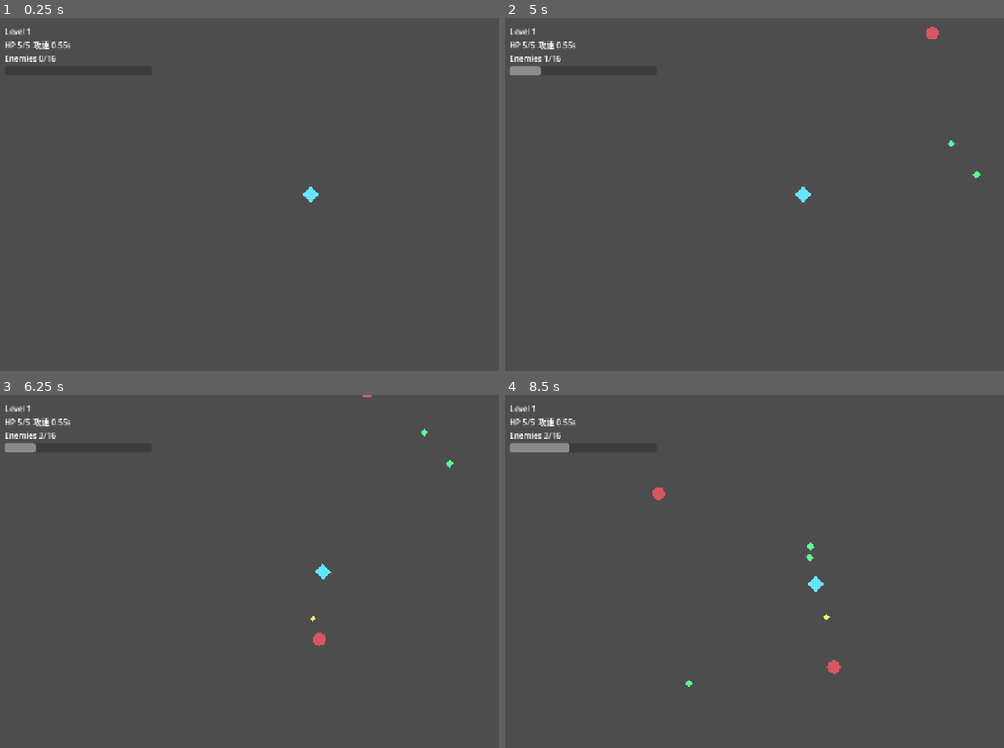
Above: before the commit, frames 1-4 (two rows, left to right).
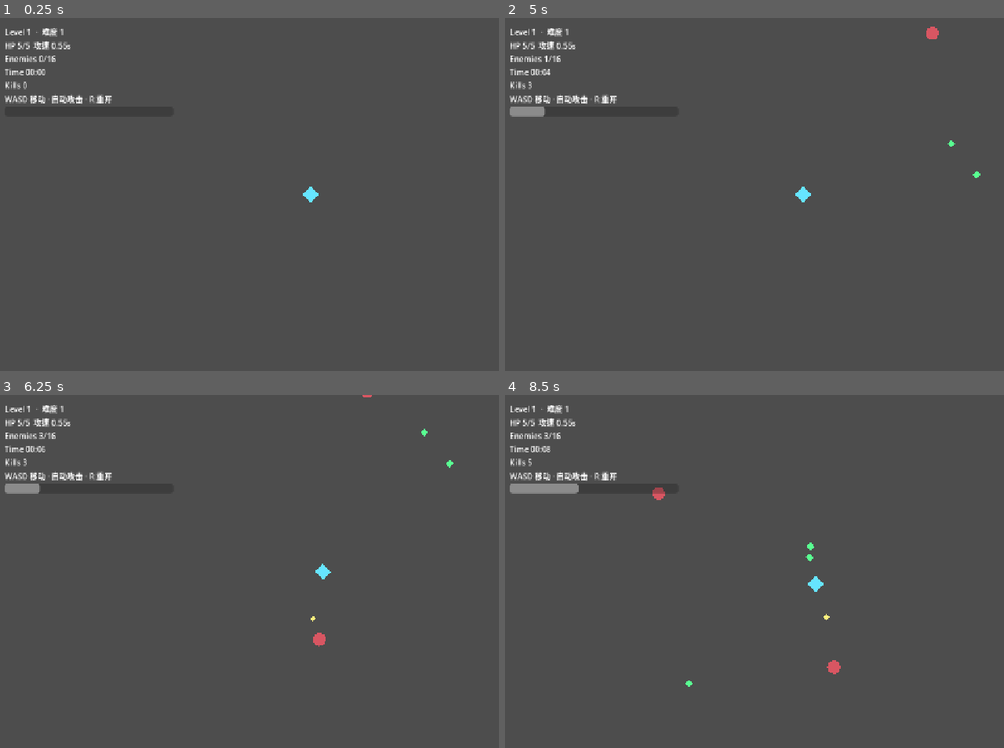
Above: after the commit, the same moments.

Repository: clhwbd/survivor-demo
Game: Godot game, scene res://scenes/main.tscn
The game is run twice, just before and just after one commit, with the same random seed, the same clock (stepped at 60 frames per second) and the same inputs.
Inputs (mouse positions are in pixels of both pictures, inside the frame that each line leads up to):
- Up to frame 1 (0.25 s): no input
- Up to frame 2 (5 s): tap Enter at 0.5, 0.6, 2.1, 3.6 s; move the mouse to (954, 176) at 0.52 s; hold D (move_right) 0.53-1.28 s; click (954, 176) at 0.67 s; tap R (restart_run, bound only after the commit) at 1.25, 2, 4.15 s; move the mouse to (689, 212) at 1.27 s; hold S (move_down) 1.28-2.03 s; tap Keypad Enter at 1.35, 2.85, 4.35 s; move the mouse to (879, 116) at 2.02 s; hold D (move_right) 2.03-2.78 s; move the mouse to (784, 265) at 2.77 s; hold W (move_up) 2.78-3.53 s; click (784, 265) at 2.92 s; move the mouse to (1003, 247) at 3.52 s; hold A (move_left) from 3.53 s (still down); move the mouse to (629, 141) at 4.27 s
- Up to frame 3 (6.25 s): move the mouse to (344, 571) at 5.02 s; release A (move_left) at 5.03 s; hold S (move_down) 5.03-5.78 s; tap Enter at 5.1 s; click (344, 571) at 5.17 s; move the mouse to (214, 483) at 5.77 s; hold D (move_right) from 5.78 s (still down); tap Keypad Enter at 5.85 s
- Up to frame 4 (8.5 s): move the mouse to (954, 553) at 6.52 s; release D (move_right) at 6.53 s; hold W (move_up) 6.53-7.28 s; tap Enter at 6.6, 8.1 s; move the mouse to (689, 589) at 7.27 s; hold D (move_right) 7.28-8.03 s; tap Keypad Enter at 7.35 s; click (689, 589) at 7.42 s; move the mouse to (879, 493) at 8.02 s; hold S (move_down) from 8.03 s (still down)

The runs differ from the first frame. In frame 1, 0.8% of the frame differs, in the area x 0-23%, y 2-25%; in frame 2, 1.0%; in frame 3, 1.0%; in frame 4, 1.4%, in the area x 0-33%, y 2-28%.

Commit message:
feat: improve playable game loop

Diff:
--- a/game/project.godot
+++ b/game/project.godot
@@ -61,3 +61,8 @@
 "events": [Object(InputEventKey,"resource_local_to_scene":false,"resource_name":"","device":-1,"window_id":0,"alt_press …(192 unchanged characters)…
 ]
 }
+restart_run={
+"deadzone": 0.2,
+"events": [Object(InputEventKey,"resource_local_to_scene":false,"resource_name":"","device":-1,"window_id":0,"alt_pressed":false,"shift_pressed":false,"ctrl_pressed":false,"meta_pressed":false,"pressed":false,"keycode":82,"physical_keycode":82,"key_label":82,"unicode":114,"location":0,"echo":false,"script":null)
+]
+}
--- a/game/scenes/main.tscn
+++ b/game/scenes/main.tscn
@@ -32,8 +32,8 @@
 [node name="MarginContainer" type="MarginContainer" parent="HUD"]
 offset_left = 16.0
 offset_top = 16.0
-offset_right = 316.0
-offset_bottom = 140.0
+offset_right = 360.0
+offset_bottom = 220.0
 
 [node name="VBoxContainer" type="VBoxContainer" parent="HUD/MarginContainer"]
 
@@ -46,6 +46,15 @@
 [node name="EnemyLabel" type="Label" parent="HUD/MarginContainer/VBoxContainer"]
 text = "Enemies 0/16"
 
+[node name="TimerLabel" type="Label" parent="HUD/MarginContainer/VBoxContainer"]
+text = "Time 00:00"
+
+[node name="KillLabel" type="Label" parent="HUD/MarginContainer/VBoxContainer"]
+text = "Kills 0"
+
+[node name="TipLabel" type="Label" parent="HUD/MarginContainer/VBoxContainer"]
+text = "WASD 移动 · 自动攻击"
+
 [node name="XPBar" type="ProgressBar" parent="HUD/MarginContainer/VBoxContainer"]
 custom_minimum_size = Vector2(260, 20)
 value = 0.0
--- a/game/scripts/main.gd
+++ b/game/scripts/main.gd
@@ -10,9 +10,15 @@
 @export var attack_range: float = 260.0
 @export var projectile_speed: float = 520.0
 @export var xp_orb_value: int = 1
+@export var difficulty_step_seconds: float = 20.0
 @export var enemy_scene: PackedScene
 @export var projectile_scene: PackedScene
 @export var xp_orb_scene: PackedScene
+
+var elapsed_time: float = 0.0
+var kill_count: int = 0
+var difficulty_stage: int = 0
+var game_over: bool = false
 
 @onready var player: CharacterBody2D = $Player
 @onready var enemies: Node2D = $Enemies
@@ -23,6 +29,9 @@
 @onready var hud_level: Label = $HUD/MarginContainer/VBoxContainer/LevelLabel
 @onready var hud_health: Label = $HUD/MarginContainer/VBoxContainer/HealthLabel
 @onready var hud_enemies: Label = $HUD/MarginContainer/VBoxContainer/EnemyLabel
+@onready var hud_timer: Label = $HUD/MarginContainer/VBoxContainer/TimerLabel
+@onready var hud_kills: Label = $HUD/MarginContainer/VBoxContainer/KillLabel
+@onready var hud_tip: Label = $HUD/MarginContainer/VBoxContainer/TipLabel
 @onready var hud_xp_bar: ProgressBar = $HUD/MarginContainer/VBoxContainer/XPBar
 
 func _ready() -> void:
@@ -45,17 +54,39 @@
 
     player.xp_changed.connect(_on_player_xp_changed)
     player.stats_changed.connect(_on_player_stats_changed)
+    if player.has_signal("died"):
+        player.died.connect(_on_player_died)
     _on_player_xp_changed(player.xp, player.xp_to_next, player.level)
     _on_player_stats_changed(player.health, player.max_health, player.level)
     _update_enemy_count()
+    _update_meta_hud()
+    hud_tip.text = "WASD 移动 · 自动攻击 · R 重开"
 
     print("survivor-demo v0 playable scene ready")
 
-func _process(_delta: float) -> void:
+func _process(delta: float) -> void:
+    if not game_over:
+        elapsed_time += delta
+        _update_difficulty()
     _update_enemy_count()
+    _update_meta_hud()
+
+func _unhandled_input(event: InputEvent) -> void:
+    if game_over and event.is_action_pressed("restart_run"):
+        get_tree().reload_current_scene()
+
+func _update_difficulty() -> void:
+    var next_stage := int(floor(elapsed_time / difficulty_step_seconds))
+    if next_stage == difficulty_stage:
+        return
+
+    difficulty_stage = next_stage
+    spawn_timer.wait_time = max(0.3, spawn_interval - difficulty_stage * 0.08)
+    spawn_count_per_wave = min(5, 1 + int(difficulty_stage / 2))
+    max_alive_enemies = min(60, 16 + difficulty_stage * 4)
 
 func _on_spawn_timer_timeout() -> void:
-    if enemy_scene == null or not is_instance_valid(player):
+    if enemy_scene == null or not is_instance_valid(player) or game_over:
         return
 
     var available_slots := max_alive_enemies - enemies.get_child_count()
@@ -72,14 +103,16 @@
         return
 
     enemy.global_position = _get_spawn_position()
-    enemy.set("move_speed", move_speed + max(0, player.level - 1) * 4.0)
+    enemy.set("move_speed", move_speed + difficulty_stage * 6.0 + max(0, player.level - 1) * 4.0)
+    enemy.set("max_health", 1 + int(difficulty_stage / 3))
+    enemy.set("contact_damage", 1 + int(difficulty_stage / 5))
     enemy.set("target", player)
     if enemy.has_signal("died"):
         enemy.died.connect(_on_enemy_died)
     enemies.add_child(enemy)
 
 func _on_attack_timer_timeout() -> void:
-    if projectile_scene == null or not is_instance_valid(player):
+    if projectile_scene == null or not is_instance_valid(player) or game_over:
         return
 
     var target := _get_nearest_enemy_in_range(attack_range + player.level * 14.0)
@@ -112,6 +145,7 @@
     return nearest
 
 func _on_enemy_died(_enemy: Node, death_position: Vector2) -> void:
+    kill_count += 1
     if xp_orb_scene == null:
         return
 
@@ -120,27 +154,40 @@
         return
 
     xp_orb.global_position = death_position
-    xp_orb.set("xp_value", xp_orb_value)
+    xp_orb.set("xp_value", xp_orb_value + int(difficulty_stage / 4))
     xp_orb.set("target", player)
     pickups.add_child(xp_orb)
 
 func _on_player_xp_changed(current_xp: int, xp_to_next: int, level: int) -> void:
     attack_timer.wait_time = max(0.15, attack_interval - (level - 1) * 0.02)
-    hud_level.text = "Level %d" % level
+    hud_level.text = "Level %d  ·  难度 %d" % [level, difficulty_stage + 1]
     hud_xp_bar.max_value = max(1, xp_to_next)
     hud_xp_bar.value = current_xp
     hud_xp_bar.show_percentage = false
     hud_xp_bar.tooltip_text = "XP %d / %d" % [current_xp, xp_to_next]
 
-func _on_player_stats_changed(health: int, max_health: int, level: int) -> void:
+func _on_player_stats_changed(health: int, max_health: int, _level: int) -> void:
     hud_health.text = "HP %d/%d  攻速 %.2fs" % [health, max_health, attack_timer.wait_time]
-    if health <= 0:
-        spawn_timer.stop()
-        attack_timer.stop()
-        hud_health.text += "  · GAME OVER"
+    if health <= 0 and not game_over:
+        _on_player_died()
+
+func _on_player_died() -> void:
+    if game_over:
+        return
+    game_over = true
+    spawn_timer.stop()
+    attack_timer.stop()
+    hud_tip.text = "GAME OVER · 按 R 重新开始"
 
 func _update_enemy_count() -> void:
     hud_enemies.text = "Enemies %d/%d" % [enemies.get_child_count(), max_alive_enemies]
+
+func _update_meta_hud() -> void:
+    var total_seconds := int(elapsed_time)
+    var minutes := int(total_seconds / 60)
+    var seconds := total_seconds % 60
+    hud_timer.text = "Time %02d:%02d" % [minutes, seconds]
+    hud_kills.text = "Kills %d" % kill_count
 
 func _get_spawn_position() -> Vector2:
     var player_position := player.global_position
--- a/game/scripts/player.gd
+++ b/game/scripts/player.gd
@@ -2,6 +2,7 @@
 
 signal xp_changed(current_xp: int, xp_to_next: int, level: int)
 signal stats_changed(health: int, max_health: int, level: int)
+signal died
 
 @export var speed: float = 240.0
 @export var max_health: int = 5
@@ -24,18 +25,26 @@
 
 func take_damage(amount: int) -> void:
     var now := Time.get_ticks_msec()
-    if now < invulnerable_until_msec:
+    if now < invulnerable_until_msec or health <= 0:
         return
 
     invulnerable_until_msec = now + 500
     health = max(0, health - amount)
     stats_changed.emit(health, max_health, level)
+    if health <= 0:
+        died.emit()
 
 func collect_xp(amount: int) -> void:
     xp += amount
+    var leveled_up := false
     while xp >= xp_to_next:
         xp -= xp_to_next
         level += 1
         xp_to_next = int(round(xp_to_next * 1.35)) + 1
+        leveled_up = true
+
+    if leveled_up:
+        health = min(max_health, health + 1)
+
     xp_changed.emit(xp, xp_to_next, level)
     stats_changed.emit(health, max_health, level)
